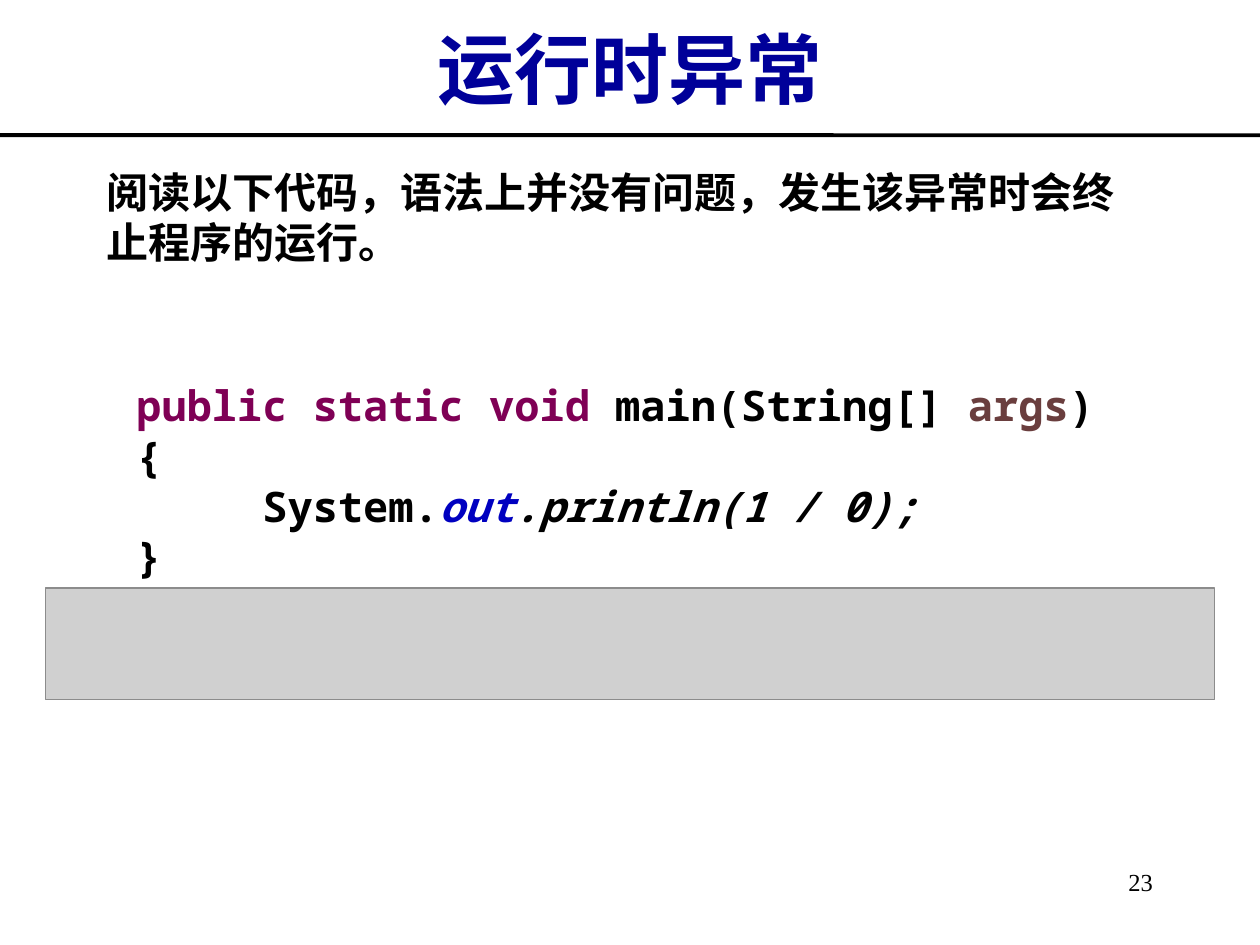
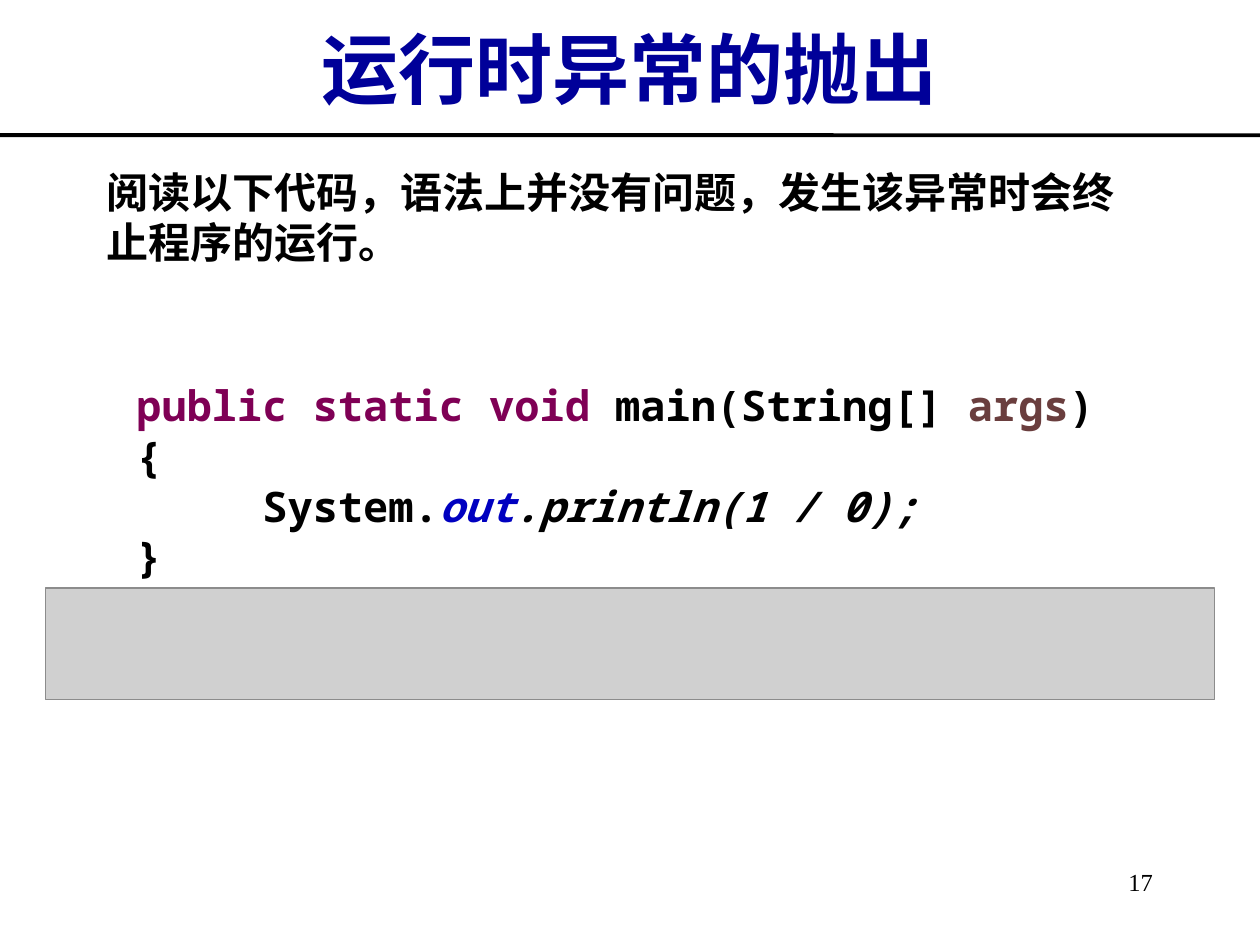
Before and after one commit to imwyw/Java, a slide deck: slide 17 of PPT/javaCh04_异常、枚举、泛型、递归.ppt (slide 23 before the commit). Drawn at 1260x945 pixels with LibreOffice and Linux fonts; fonts in the diff are those of the drawing; grey boxes stand for pictures. Boxes give left, top, right and bottom in pixels: in the first picture for what was removed or moved away, otherwise in the second. Text is boxed around its words. In the diff, an @@ line names an element or a change of style, - is before the commit and + after.

```diff
--- a/PPT/javaCh04_异常、枚举、泛型、递归.ppt
+++ b/PPT/javaCh04_异常、枚举、泛型、递归.ppt
@@ title at (322, 32, 938, 106): text changed @@
-运行时异常
+运行时异常的抛出
@@ page number at (1128, 875, 1153, 891): text changed @@
-23
+17
```
Also in this commit, not shown: 6 other slides changed, 4 slides added, 5 slides removed.
